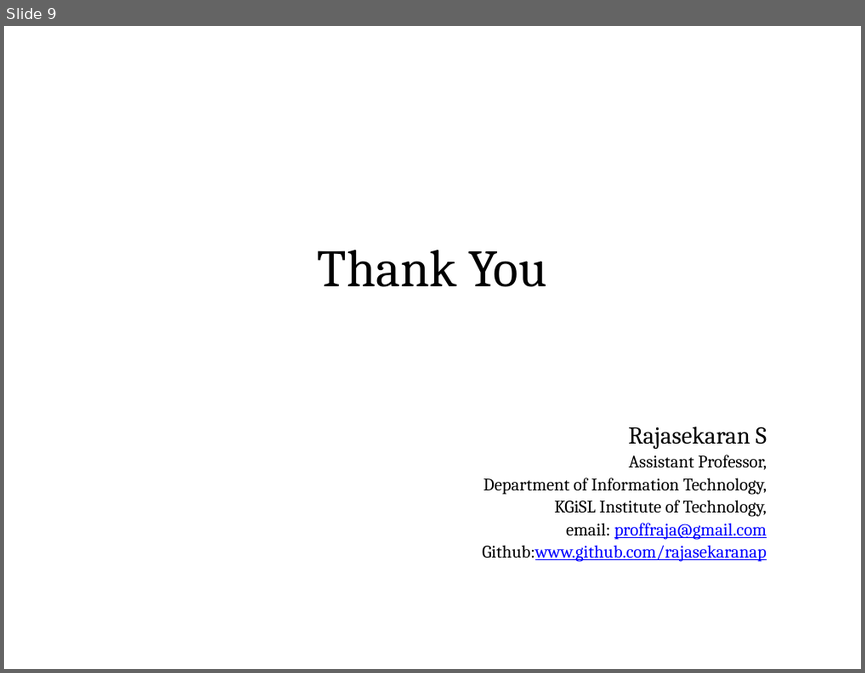
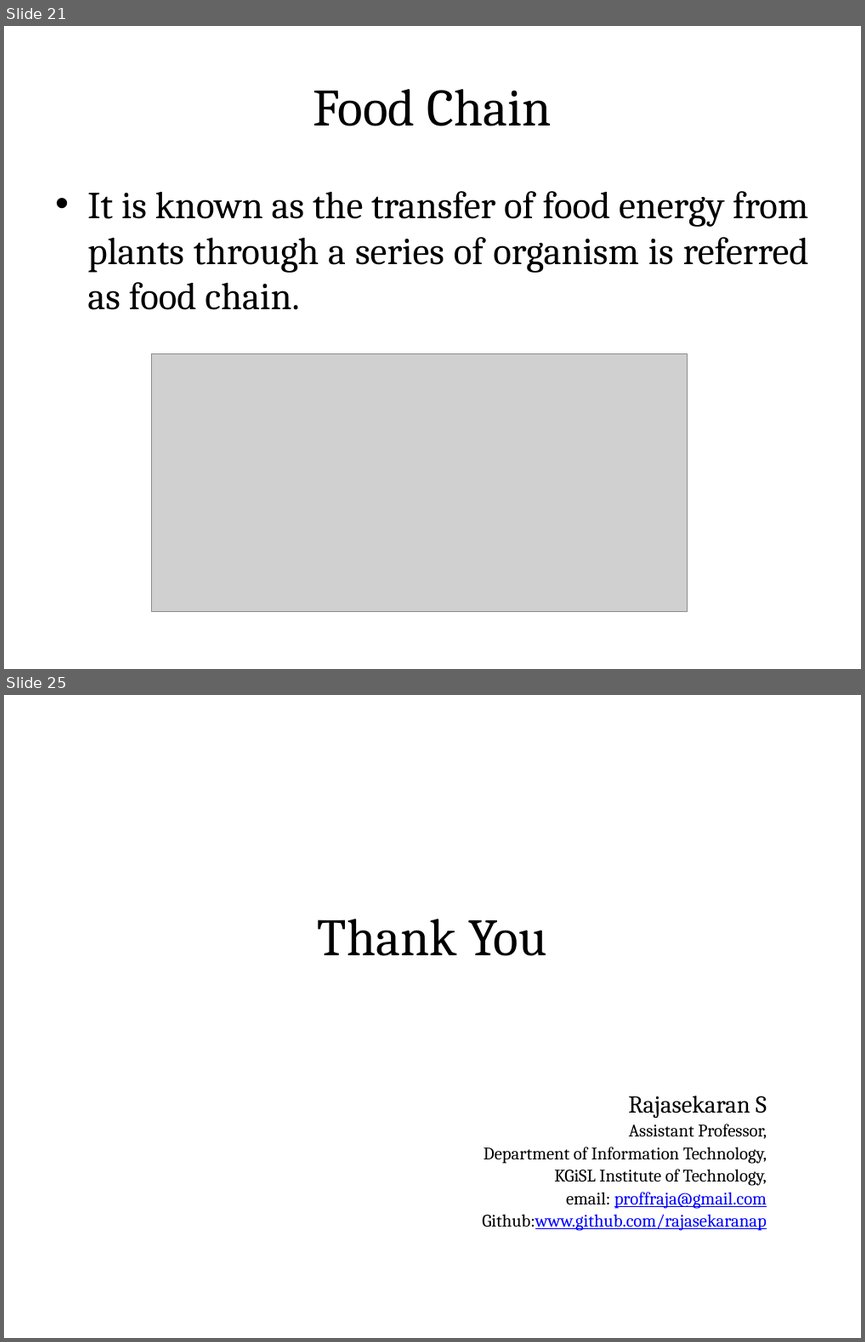
Before and after one commit to rajasekaran36/GE8291-Environmental-Science-and-Engineering, a slide deck: Slides/GE8291-U1.pptx. Shown one above the other, each under a label of ours: slide 9 before the commit, slides 21 and 25 after it; the slides between them are not shown. The pictures are 865x673 and 865x1342 pixels, drawn with LibreOffice and Linux fonts; fonts in the diff are those of the drawing; grey boxes stand for pictures. Boxes give left, top, right and bottom in pixels: in the first picture for what was removed or moved away, otherwise in the second. Text is boxed around its words. In the diff, an @@ line names an element or a change of style, - is before the commit and + after.

```diff
--- a/Slides/GE8291-U1.pptx
+++ b/Slides/GE8291-U1.pptx
@@ slide 21 added at (4,26,861,669), background #FFFFFF @@
@@ title added at (46,52,818,159), fill gradient #DAFDA7 to #E4FCC2 to #F5FFE7, outline #98B955 0.75 pt, 44 pt, text #000000 @@
+Food Chain
@@ text added at (87,191,809,310), 32 pt, text #000000 @@
+• It is known as the transfer of food energy from plants through a series of organism is referred as food chain.
@@ picture added at (151,354,687,611) @@
@@ what was slide 9 is now slide 25 @@
```
Also in this commit, not shown: 15 other slides added.
